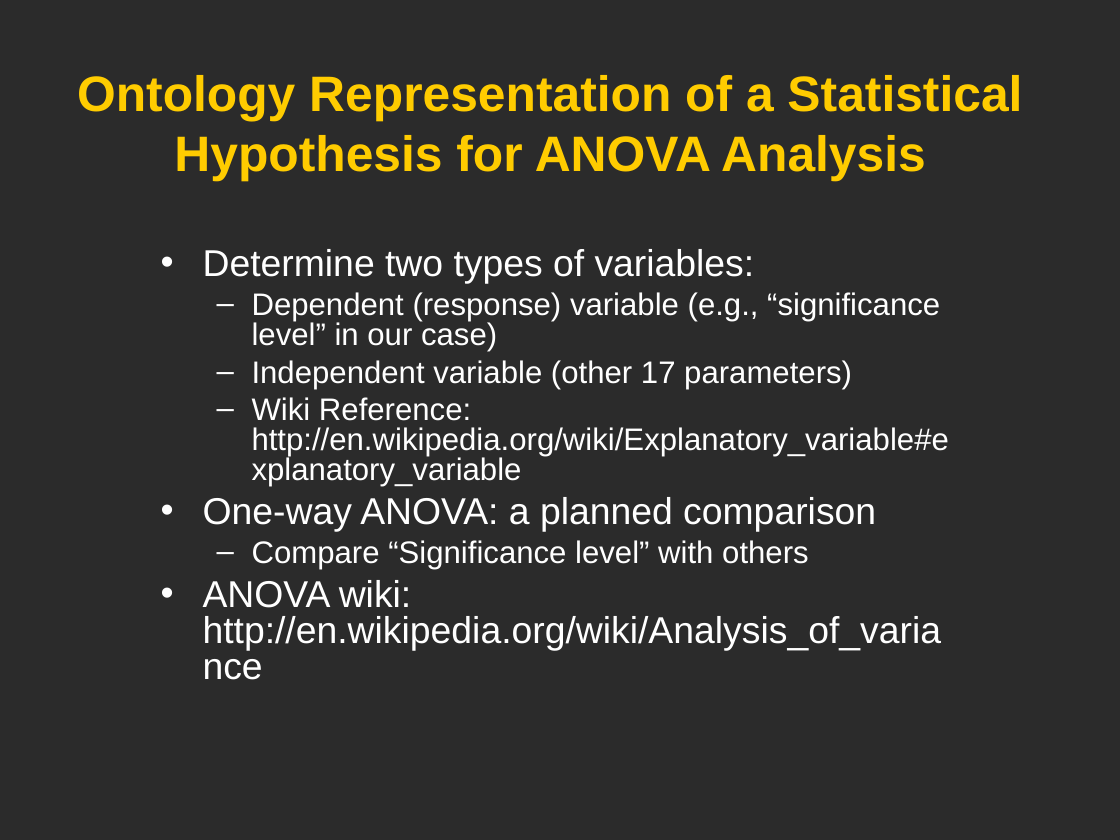
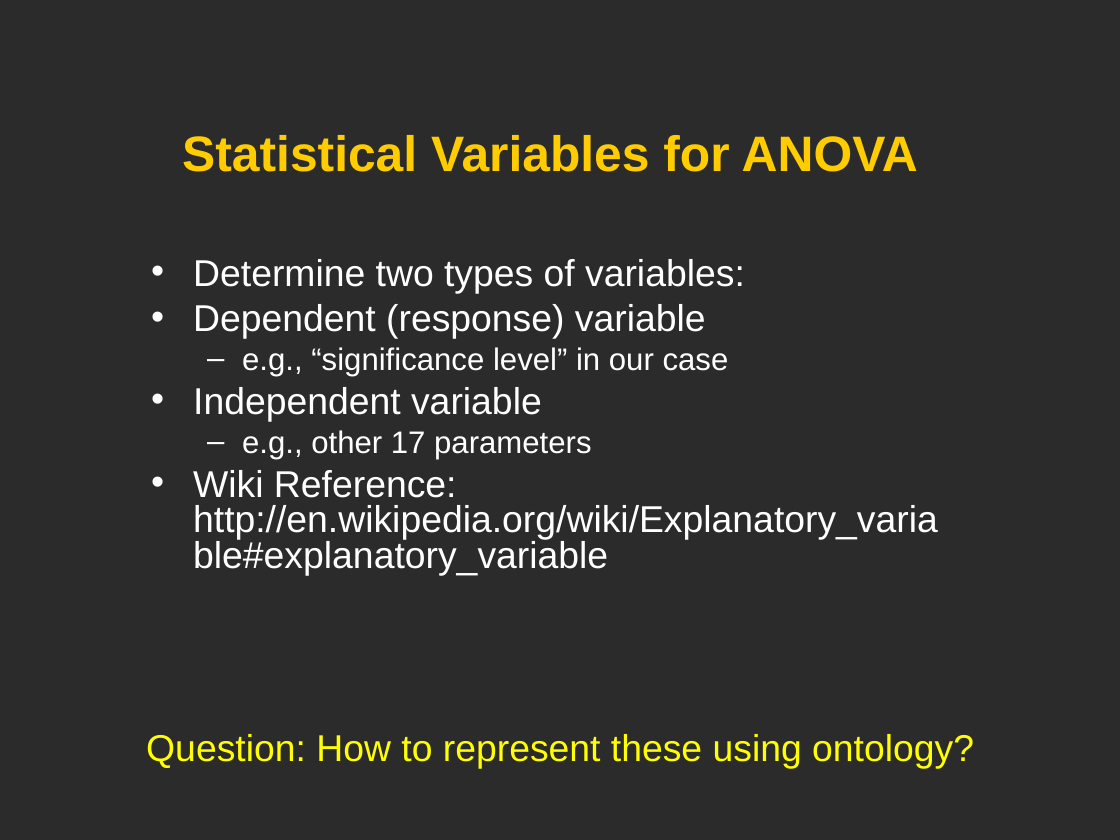
Before and after one commit to obi-ontology/obi-legacy-svn, a slide deck: slide 17 of trunk/docs/developer/use cases/Vaccine_usercase_Vancouver2010.ppt. Drawn at 1120x840 pixels with LibreOffice and Linux fonts; fonts in the diff are those of the drawing; background and template pictures are left out; a plain dark background stands for a picture behind light text. Boxes give left, top, right and bottom in pixels: in the first picture for what was removed or moved away, otherwise in the second. Text is boxed around its words. In the diff, an @@ line names an element or a change of style, - is before the commit and + after.

Commit message:
More updates

```diff
--- a/trunk/docs/developer/use cases/Vaccine_usercase_Vancouver2010.ppt
+++ b/trunk/docs/developer/use cases/Vaccine_usercase_Vancouver2010.ppt
@@ title at <box>182,135,918,172</box>: text changed @@
-Ontology Representation of a Statistical Hypothesis for ANOVA Analysis
+Statistical Variables for ANOVA
@@ text "Determine two types of variables:": place and size @@
-text "Determine two types of variables:" at <box>203,249,949,651</box>
+text "Determine two types of variables:" at <box>193,259,938,576</box>
@@ text at <box>193,304,729,459</box>: text changed @@
-  – Dependent (response) variable (e.g., “significance level” in our case)
-  – Independent variable (other 17 parameters)
+• Dependent (response) variable
+  – e.g., “significance level” in our case
+• Independent variable
+  – e.g., other 17 parameters
@@ text at <box>193,470,938,576</box>: size 20 to 24 pt in "Wiki Reference: http://en.wikipedia.org/wiki/Explanatory_var ..."; bullet – to •; list level 2 to 1 in "Wiki Reference: http://en.wikipedia.org/wiki/Explanatory_var ..." @@
@@ text at <box>203,497,942,651</box>: paragraphs removed @@
-• One-way ANOVA: a planned comparison
-  – Compare “Significance level” with others
-• ANOVA wiki: http://en.wikipedia.org/wiki/Analysis_of_variance
@@ text added at <box>146,734,974,769</box>, 24 pt, text #FFFF00 @@
+Question: How to represent these using ontology?
```
Also in this commit, not shown: 11 other slides changed.
